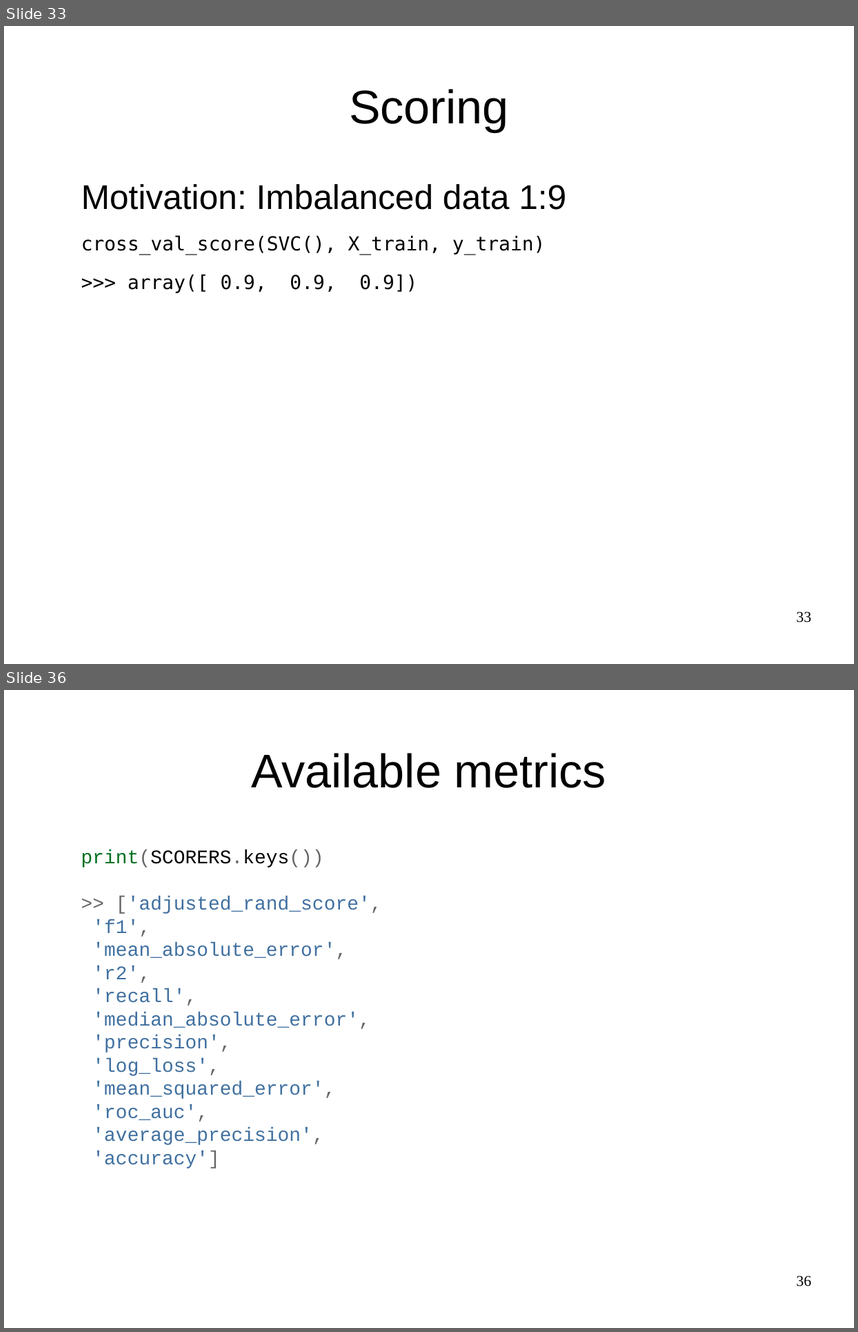
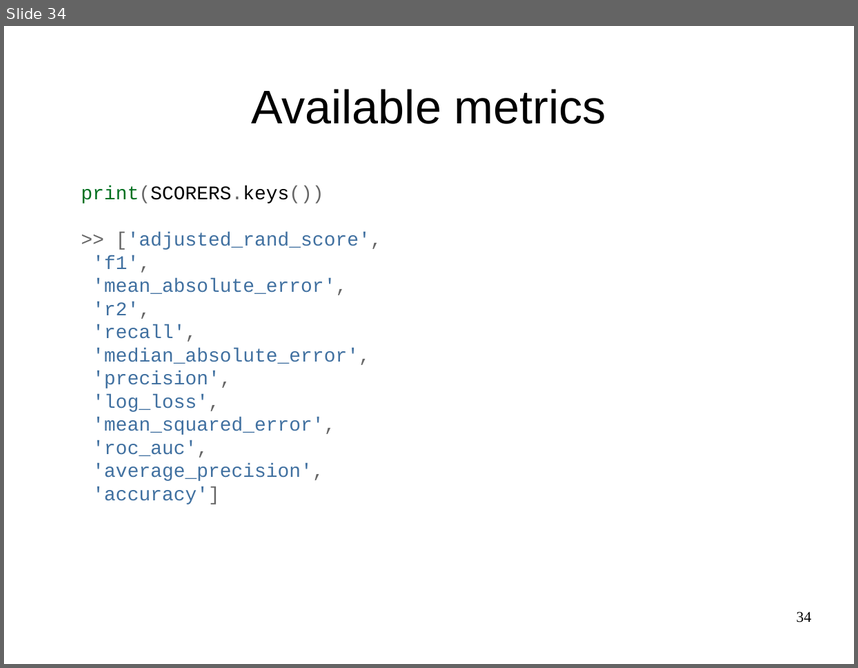
Before and after one commit to amueller/talks_odt, a slide deck: nyc-open-data-2015-andvanced-sklearn.odp. Shown one above the other, each under a label of ours: slides 33 and 36 before the commit, slide 34 after it; the slides between them are not shown. The pictures are 858x1332 and 858x668 pixels, drawn with LibreOffice and Linux fonts; fonts in the diff are those of the drawing. Boxes give left, top, right and bottom in pixels: in the first picture for what was removed or moved away, otherwise in the second. Text is boxed around its words. In the diff, an @@ line names an element or a change of style, - is before the commit and + after.

```diff
--- a/nyc-open-data-2015-andvanced-sklearn.odp
+++ b/nyc-open-data-2015-andvanced-sklearn.odp
@@ slide 33 removed at (x1=4, y1=26, x2=854, y2=664), background #FFFFFF @@
@@ title removed at (x1=349, y1=89, x2=508, y2=132) @@
-Scoring
@@ text removed at (x1=81, y1=184, x2=566, y2=292) @@
-Motivation: Imbalanced data 1:9
-cross_val_score(SVC(), X_train, y_train)
->>> array([ 0.9, 0.9, 0.9])
@@ page number removed at (x1=796, y1=611, x2=811, y2=622) @@
-33
@@ what was slide 36 is now slide 34 @@
@@ page number at (x1=796, y1=611, x2=811, y2=622): text changed @@
-36
+34
```
Also in this commit, not shown: 8 slides changed, 1 other slide removed.
